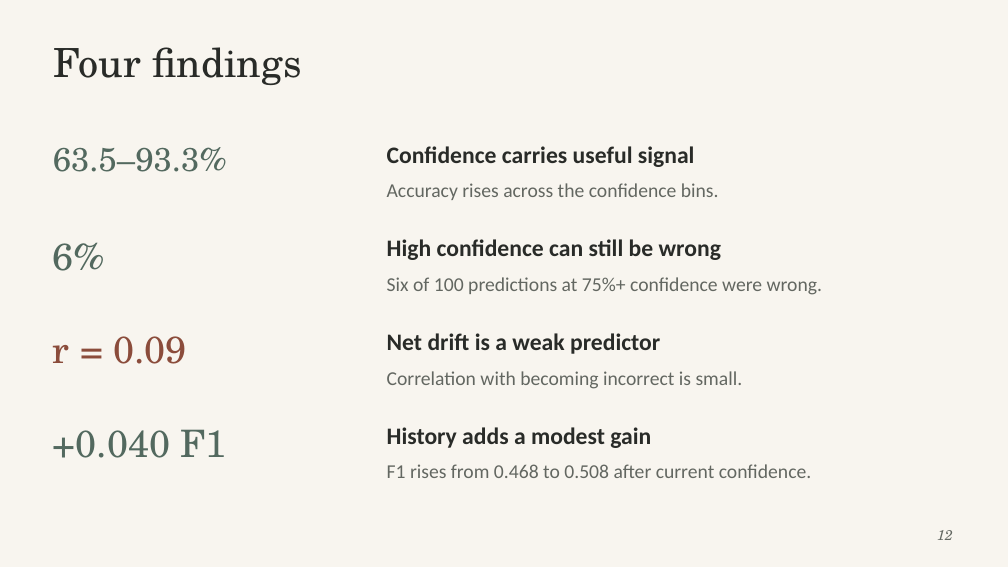
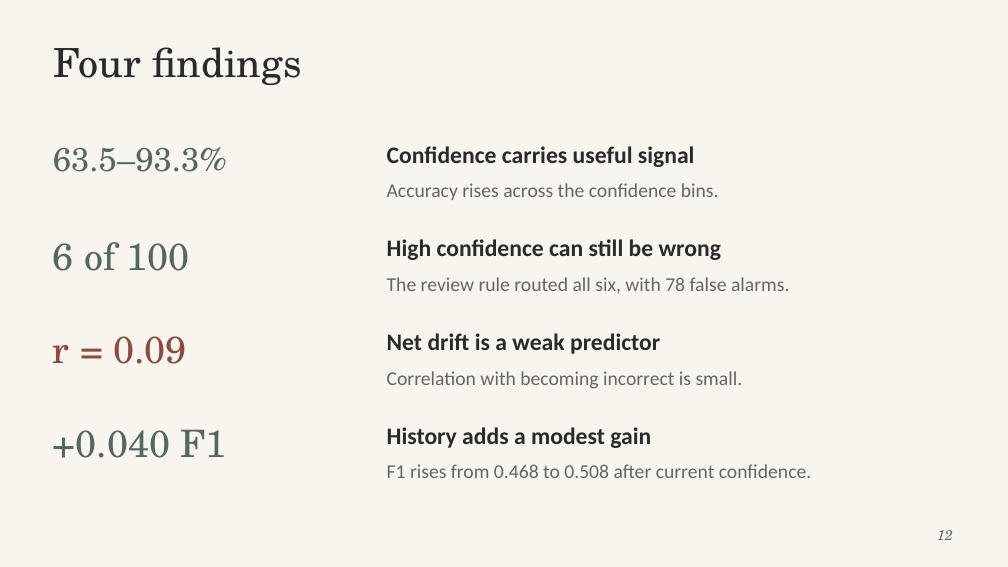
Before and after one commit to ahansardar/ai-confidence-drift, a slide deck: slide 12 of reports/presentation/AI_Confidence_Drift_Presentation.pptx. Drawn at 1008x567 pixels with LibreOffice and Linux fonts; fonts in the diff are those of the drawing. Boxes give left, top, right and bottom in pixels: in the first picture for what was removed or moved away, otherwise in the second. Text is boxed around its words. In the diff, an @@ line names an element or a change of style, - is before the commit and + after.

Commit message:
Route high-confidence errors to conservative review

```diff
--- a/reports/presentation/AI_Confidence_Drift_Presentation.pptx
+++ b/reports/presentation/AI_Confidence_Drift_Presentation.pptx
@@ text at (x1=53, y1=242, x2=189, y2=271): text changed @@
-6%
+6 of 100
@@ text at (x1=387, y1=277, x2=790, y2=293): text changed @@
-Six of 100 predictions at 75%+ confidence were wrong.
+The review rule routed all six, with 78 false alarms.
```
Also in this commit, not shown: 3 other slides changed, 8 other files.
